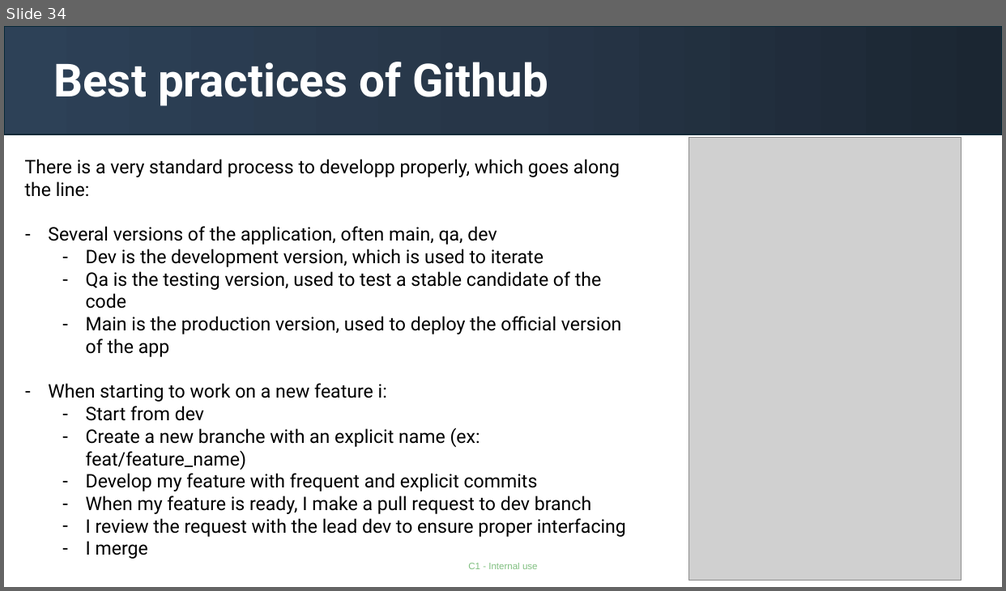
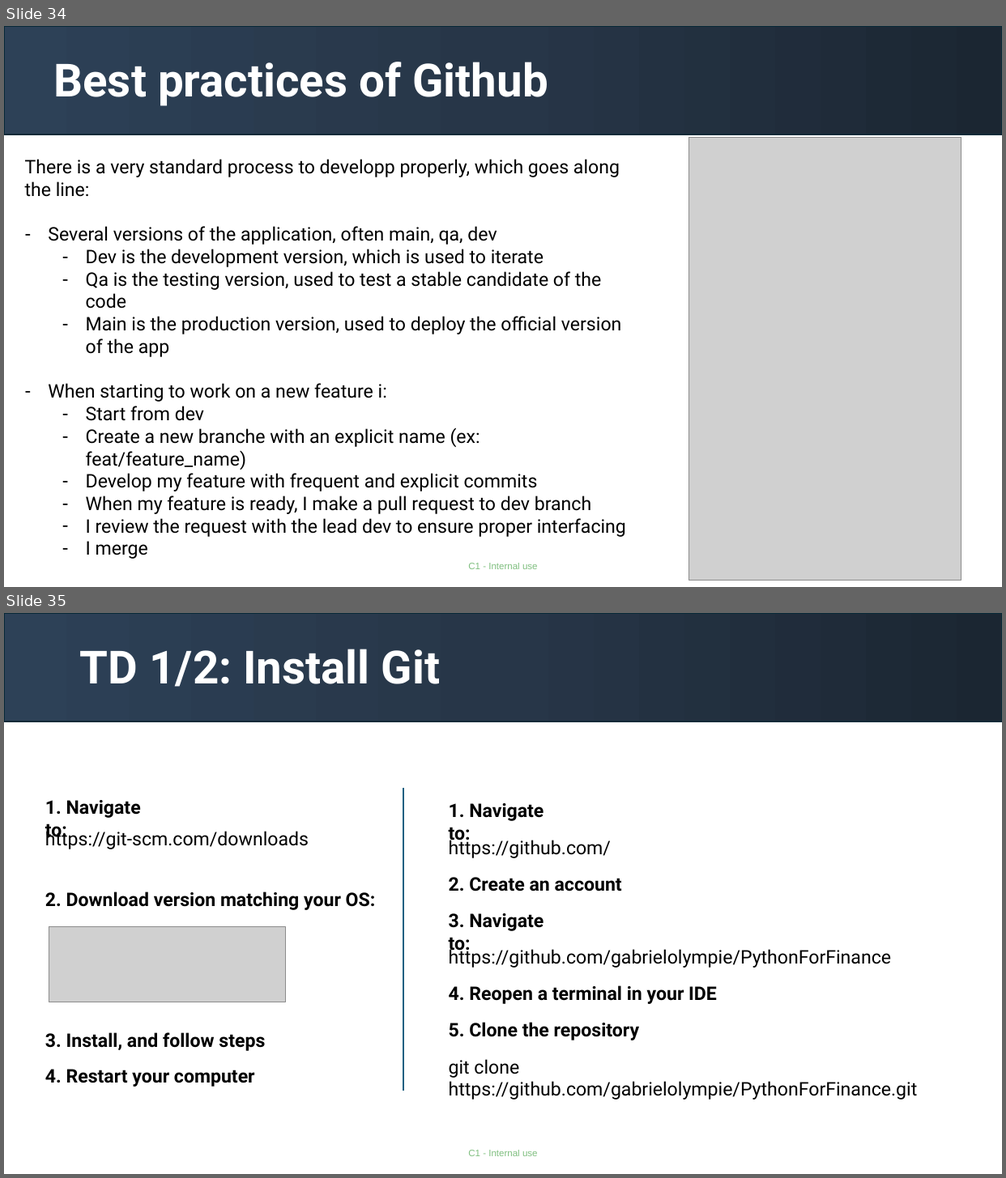
Before and after one commit to gabrielolympie/PythonForFinance, a slide deck: presentations/1.Introduction.pptx. Shown one above the other, each under a label of ours: slide 34 before the commit, slides 34 and 35 after it. The pictures are 1006x591 and 1006x1178 pixels, drawn with LibreOffice and Linux fonts; fonts in the diff are those of the drawing; grey boxes stand for pictures. Boxes give left, top, right and bottom in pixels: in the first picture for what was removed or moved away, otherwise in the second. Text is boxed around its words. In the diff, an @@ line names an element or a change of style, - is before the commit and + after.

```diff
--- a/presentations/1.Introduction.pptx
+++ b/presentations/1.Introduction.pptx
@@ slide 35 added at <box>4,613,1002,1174</box>, background #FFFFFF; not listed: 1 template element that a slide beside it also shows @@
@@ rectangle added at <box>4,613,1002,722</box>, fill gradient #1B2633 to #273749 to #2E4157, outline #092A39 1.5 pt @@
@@ title added at <box>80,649,440,687</box>, 44 pt, text #FFFFFF, bold @@
+TD 1/2: Install Git
@@ text added at <box>45,800,141,841</box>, 18 pt, text #000000, bold @@
+1. Navigate to:
@@ line added from (404, 787) to (404, 1091), #156082 1.5 pt @@
@@ text added at <box>449,803,543,844</box>, 18 pt, text #000000, bold @@
+1. Navigate to:
@@ text added at <box>45,828,309,850</box>, 18 pt, text #000000 @@
+https://git-scm.com/downloads
@@ text added at <box>449,837,611,858</box>, 18 pt, text #000000 @@
+https://github.com/
@@ text added at <box>449,877,622,892</box>, 18 pt, text #000000, bold @@
+2. Create an account
@@ text added at <box>45,892,376,910</box>, 18 pt, text #000000, bold @@
+2. Download version matching your OS:
@@ picture added at <box>49,926,286,1003</box> @@
@@ text added at <box>449,914,543,954</box>, 18 pt, text #000000, bold @@
+3. Navigate to:
@@ text added at <box>449,947,891,968</box>, 18 pt, text #000000 @@
+https://github.com/gabrielolympie/PythonForFinance
@@ text added at <box>449,986,717,1004</box>, 18 pt, text #000000, bold @@
+4. Reopen a terminal in your IDE
@@ text added at <box>449,1022,639,1041</box>, 18 pt, text #000000, bold @@
+5. Clone the repository
@@ text added at <box>45,1033,265,1051</box>, 18 pt, text #000000, bold @@
+3. Install, and follow steps
@@ text added at <box>45,1069,255,1087</box>, 18 pt, text #000000, bold @@
+4. Restart your computer
@@ text added at <box>449,1059,918,1100</box>, 18 pt, text #000000 @@
+git clone https://github.com/gabrielolympie/PythonForFinance.git
```
Also in this commit, not shown: 1 slide changed, 10 other slides added, 1 slide removed, 2 other files.
